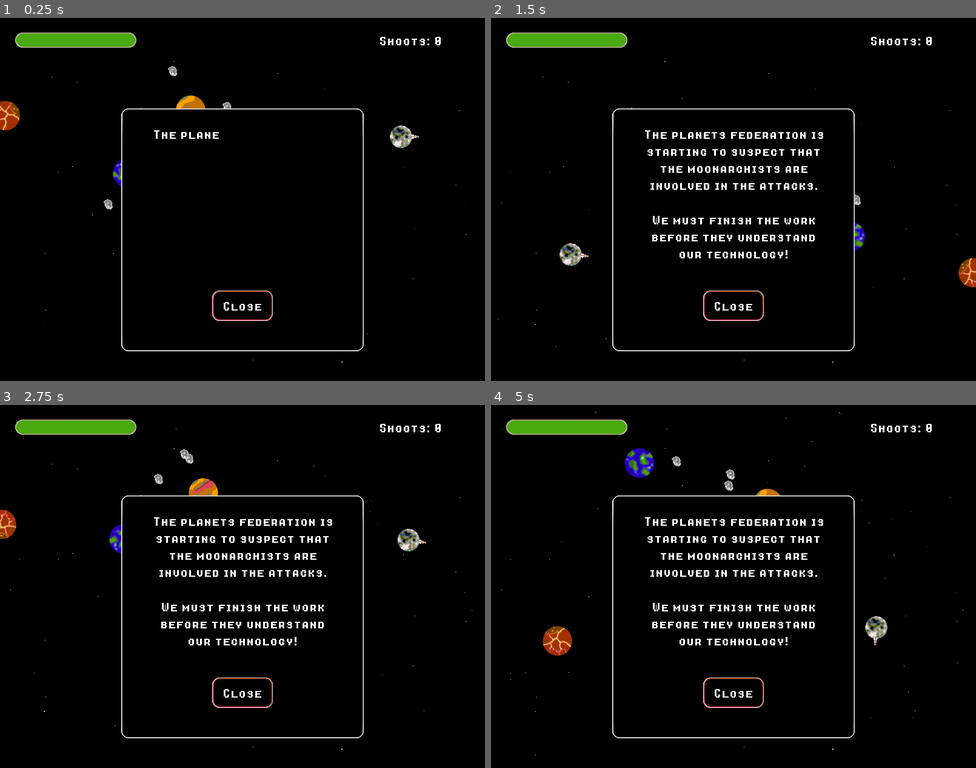
Above: before the commit, frames 1-4 (two rows, left to right).
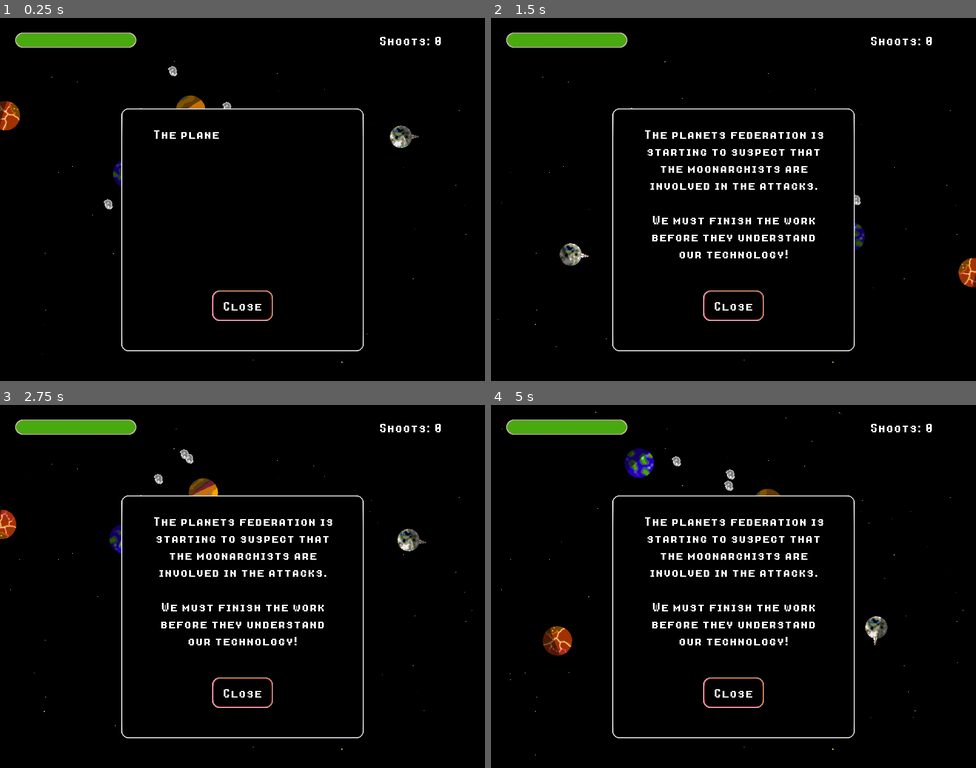
Above: after the commit, the same moments.

Repository: renato-grottesi/moonarchists
Game: Godot game, scene res://Game/Level03.tscn
Same seed, same stepped clock (60 frames per second), same inputs: the game is played once before the commit and once after it. This scene is started directly instead of the project's main scene.
Inputs (mouse positions are in pixels of both pictures, inside the frame that each line leads up to):
- Up to frame 1 (0.25 s): no input
- Up to frame 2 (1.5 s): move the mouse to (840, 181) at 0.52 s; hold Right 0.53-1.28 s; click (840, 181) at 0.67 s; move the mouse to (636, 217) at 1.27 s; hold Down from 1.28 s (still down)
- Up to frame 3 (2.75 s): move the mouse to (291, 506) at 2.02 s; release Down at 2.03 s; hold Right from 2.03 s (still down)
- Up to frame 4 (5 s): move the mouse to (709, 659) at 2.77 s; release Right at 2.78 s; hold Up 2.78-3.53 s; click (709, 659) at 2.92 s; move the mouse to (879, 640) at 3.52 s; hold Left from 3.53 s (still down); move the mouse to (588, 532) at 4.27 s

The runs differ from the first frame. In frame 1, 0.3% of the frame differs, in the area x 0-87%, y 21-47%; in frame 2, 0.2%; in frame 3, 0.4%; in frame 4, 0.5%, in the area x 10-82%, y 6-70%.

Commit message:
planet shadows and star score animation

Diff:
--- a/Game/CelestialBody.gd
+++ b/Game/CelestialBody.gd
@@ -4,3 +4,17 @@
 	var offset = Vector2(0, 0);
 	var force = (center - position) * scale;
 	apply_impulse(offset, force);
+
+func update_shadow():
+	var globpos = global_position.normalized()
+	var shadow_rotation = 0
+	if globpos.y < 0 :
+		globpos = globpos.rotated(PI)
+		shadow_rotation = acos(globpos.dot(Vector2(1, 0))) - rotation + PI
+	else:
+		shadow_rotation = acos(globpos.dot(Vector2(1, 0))) - rotation
+	var shadow_transform = Transform2D.IDENTITY
+	shadow_transform = shadow_transform.translated(Vector2(0, -16))
+	shadow_transform = shadow_transform.scaled(Vector2(1, 2))
+	shadow_transform = shadow_transform.rotated(shadow_rotation)
+	$Shadow.transform = shadow_transform
--- a/Game/Level07.tscn
+++ b/Game/Level07.tscn
@@ -30,6 +30,5 @@
 You are trapped inside
 an asteroids belt!
 
-I only see two ways out of here:
-hit yourself to gain speed,
-or slingshot your shots."
+Maybe you can try to
+hit yourself to gain speed?"
--- a/Game/Moon.gd
+++ b/Game/Moon.gd
@@ -65,3 +65,6 @@
 		collision_layer = 0
 		collision_mask = 0
 		emit_signal("destroyed")
+
+func _process(delta):
+	update_shadow()
--- a/Game/Moon.tscn
+++ b/Game/Moon.tscn
@@ -1,12 +1,13 @@
-[gd_scene load_steps=5 format=2]
+[gd_scene load_steps=6 format=2]
 
 [ext_resource path="res://Game/Moon.gd" type="Script" id=1]
 [ext_resource path="res://Sprites/nozzle.png" type="Texture" id=2]
 [ext_resource path="res://Sprites/moon.png" type="Texture" id=3]
+[ext_resource path="res://Sprites/black.png" type="Texture" id=4]
 
 [sub_resource type="CircleShape2D" id=1]
 custom_solver_bias = 1.0
-radius = 25.0
+radius = 23.0
 
 [node name="Moon" type="RigidBody2D"]
 contacts_reported = 1000
@@ -23,4 +24,9 @@
 [node name="SpriteNozzle" type="Sprite" parent="."]
 texture = ExtResource( 2 )
 offset = Vector2( 30, 0 )
+
+[node name="Shadow" type="Sprite" parent="."]
+scale = Vector2( 0.75, 0.75 )
+texture = ExtResource( 4 )
+centered = false
 [connection signal="body_entered" from="." to="." method="_on_Moon_body_entered"]
--- a/Game/NeutralMoon.gd
+++ b/Game/NeutralMoon.gd
@@ -50,3 +50,6 @@
 		emit_signal("damage")
 	if body is Asteroid:
 		body.hit()
+
+func _process(delta):
+	update_shadow()
--- a/Game/NeutralMoon.tscn
+++ b/Game/NeutralMoon.tscn
@@ -1,7 +1,8 @@
-[gd_scene load_steps=4 format=2]
+[gd_scene load_steps=5 format=2]
 
 [ext_resource path="res://Sprites/earth.png" type="Texture" id=1]
 [ext_resource path="res://Game/NeutralMoon.gd" type="Script" id=2]
+[ext_resource path="res://Sprites/black.png" type="Texture" id=3]
 
 [sub_resource type="CircleShape2D" id=1]
 radius = 30.0
@@ -17,5 +18,9 @@
 [node name="Sprite" type="Sprite" parent="."]
 texture = ExtResource( 1 )
 
+[node name="Shadow" type="Sprite" parent="."]
+texture = ExtResource( 3 )
+centered = false
+
 [node name="Satellites" type="Node" parent="."]
 [connection signal="body_entered" from="." to="." method="_on_NeutralMoon_body_entered"]
--- a/Game/Universe.gd
+++ b/Game/Universe.gd
@@ -147,14 +147,23 @@
 	if new_stars > stars:
 		stars = new_stars
 	Global.level_status[current_level-1] = stars
-	$HUD/Victory/Star1.set_texture(star_texture)
+	enable_star($HUD/Victory/Star1)
 	if stars > 1 :
-		$HUD/Victory/Star2.set_texture(star_texture)
+		enable_star($HUD/Victory/Star2)
 	if stars > 2 :
-		$HUD/Victory/Star3.set_texture(star_texture)
+		enable_star($HUD/Victory/Star3)
 	if next_level > 0:
 		if Global.level_status[next_level-1] > 6:
 			Global.level_status[next_level-1] = 6
+
+func enable_star(which_star):
+	which_star.set_texture(star_texture)
+	var tween = Tween.new()
+	$HUD/Victory.add_child(tween)
+	tween.interpolate_property(which_star, "scale",
+		Vector2(0, 0), Vector2(2, 2), 1.0,
+		Tween.TRANS_ELASTIC, Tween.EASE_OUT)
+	tween.start()
 
 func _on_Lost_about_to_show():
 	Input.set_mouse_mode(Input.MOUSE_MODE_VISIBLE)
--- a/Global.gd
+++ b/Global.gd
@@ -1,6 +1,6 @@
 extends Node
 
-const game_version = 14
+const game_version = 15
 
 var current_scene = null
 var music_volume = 75
--- a/Scenes/MainMenu.tscn
+++ b/Scenes/MainMenu.tscn
@@ -140,7 +140,8 @@
 Engine: Godot 3.2 (Permissive MIT License)
 Graphics: Aseprite 1.2.25 (EULA + Steam Sub. Agreement)
 Font: 8bitOperatorPlus (SIL Open Font License)
-Sound effect: sfxr (MIT License)"
+Sound effect: sfxr (MIT License)
+Music: LMMS (GNU GPLv2+)"
 __meta__ = {
 "_edit_use_anchors_": false
 }
Binary file added: Aseprite/black.ase
Binary file added: Sprites/black.png
